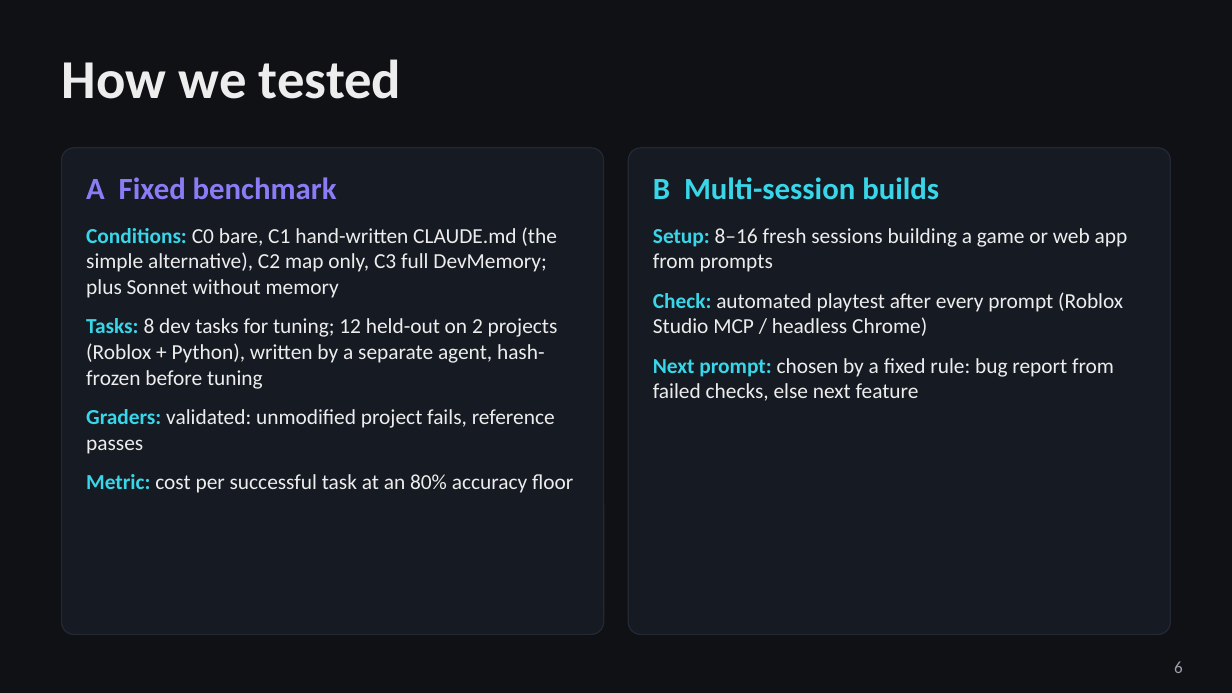
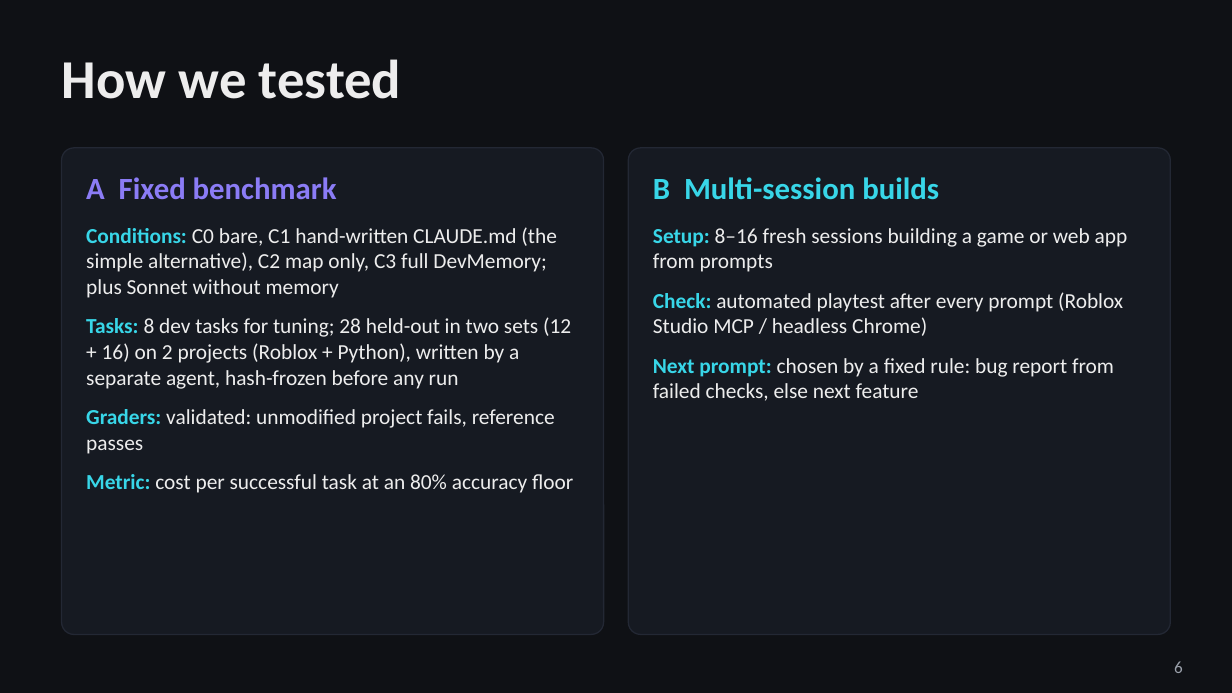
Before and after one commit to Thamer-A/devmemory-hackathon, a slide deck: slide 6 of docs/deck/DevMemory.pptx. Drawn at 1232x693 pixels with LibreOffice and Linux fonts; fonts in the diff are those of the drawing. Boxes give left, top, right and bottom in pixels: in the first picture for what was removed or moved away, otherwise in the second. Text is boxed around its words. In the diff, an @@ line names an element or a change of style, - is before the commit and + after.

```diff
--- a/docs/deck/DevMemory.pptx
+++ b/docs/deck/DevMemory.pptx
@@ text at box(86, 317, 571, 389): text changed @@
-• Tasks: 8 dev tasks for tuning; 12 held-out on 2 projects (Roblox + Python), written by a separate agent, hash-frozen before tuning
+• Tasks: 8 dev tasks for tuning; 28 held-out in two sets (12 + 16) on 2 projects (Roblox + Python), written by a separate agent, hash-frozen before any run
```
Also in this commit, not shown: 7 other slides changed, 11 other files.
